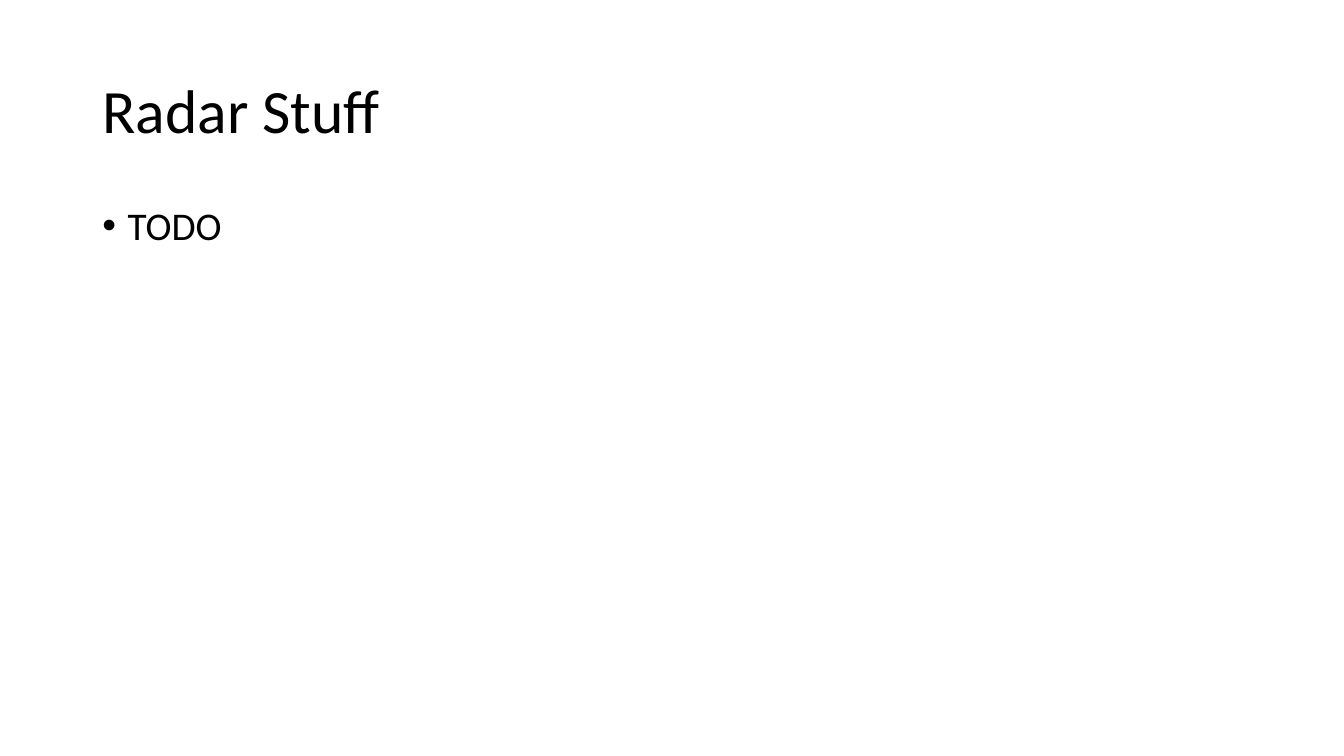
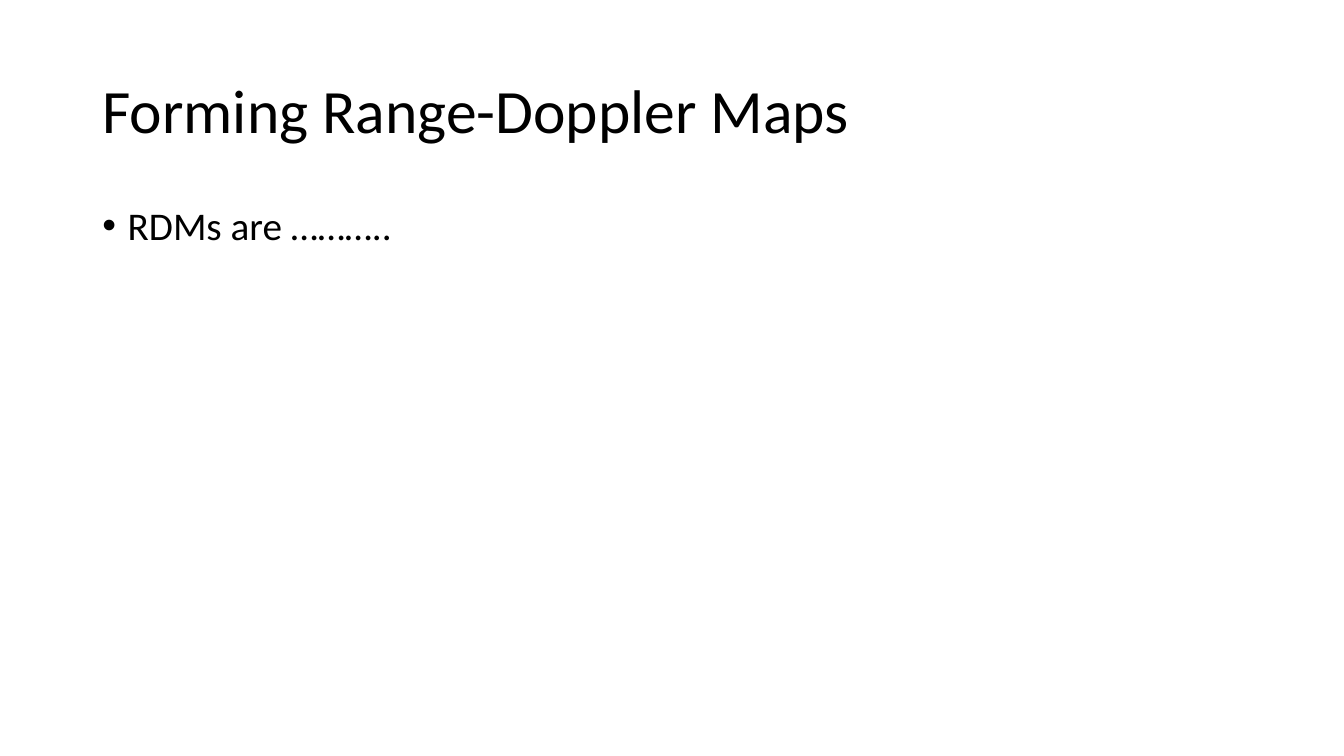
Before and after one commit to USRPMAN/wifi-radar, a slide deck: slide 7 of presentation.pptx. Drawn at 1344x756 pixels with LibreOffice and Linux fonts; fonts in the diff are those of the drawing. Boxes give left, top, right and bottom in pixels: in the first picture for what was removed or moved away, otherwise in the second. Text is boxed around its words. In the diff, an @@ line names an element or a change of style, - is before the commit and + after.

Commit message:
slightly updated presentation

```diff
--- a/presentation.pptx
+++ b/presentation.pptx
@@ title at (x1=102, y1=90, x2=849, y2=144): text changed @@
-Radar Stuff
+Forming Range-Doppler Maps
@@ text at (x1=128, y1=215, x2=282, y2=241): text changed @@
-• TODO
+• RDMs are ………..
```
